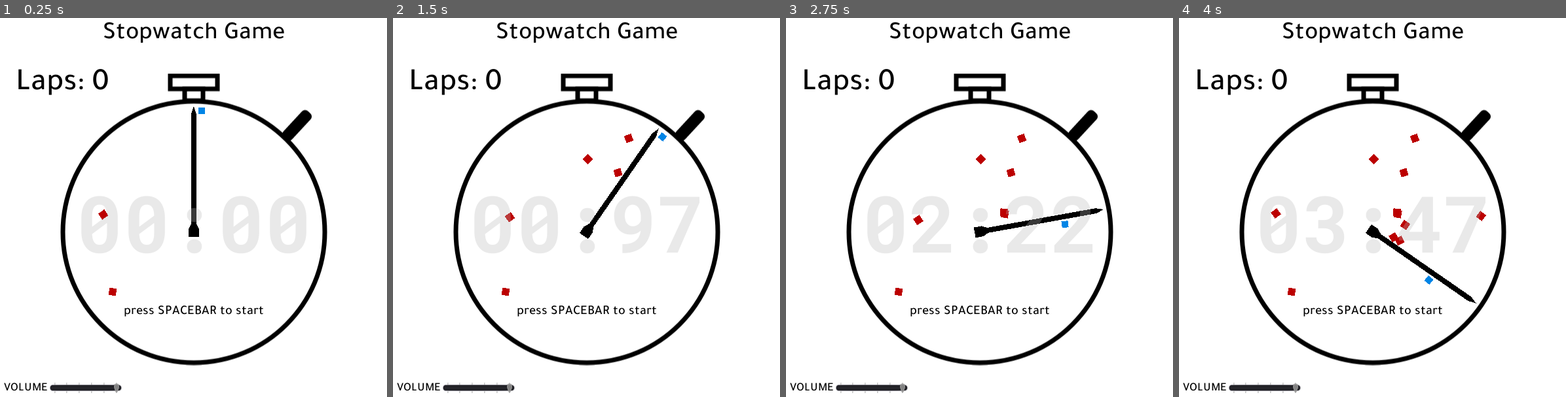
Above: before the commit, frames 1-4 (left to right).
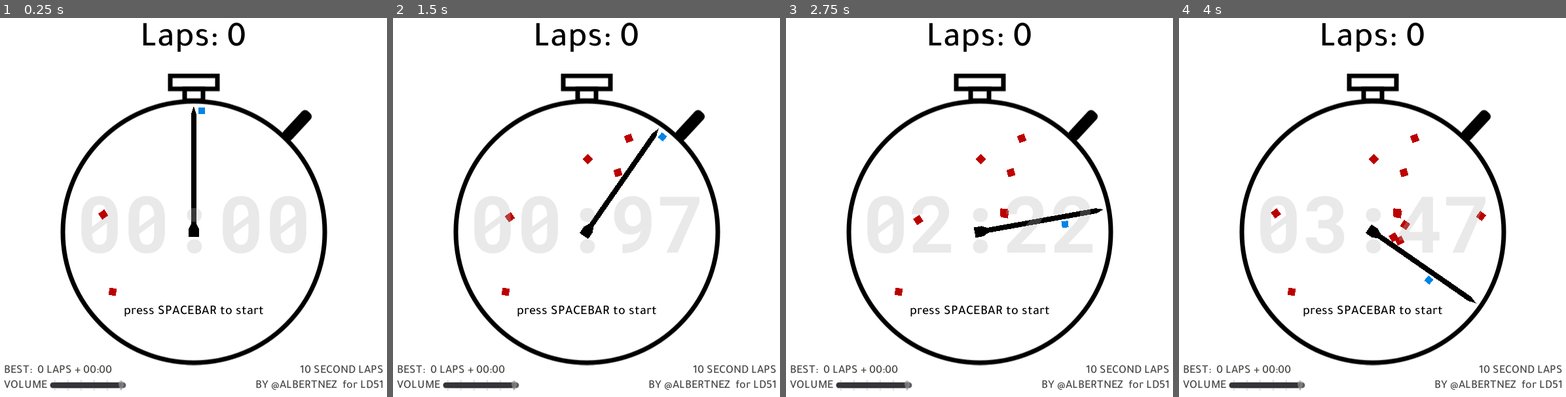
Above: after the commit, the same moments.

Repository: albertnez/10-second-laps
Game: Godot game, scene res://Scenes/GameWrapper.tscn
Two runs of this game, one before a commit and one after it. Both use one fixed random seed, a clock stepped at 60 frames per second and the inputs below.
Inputs:
- Up to frame 1 (0.25 s): no input
- Up to frame 2 (1.5 s): tap Space (action) at 0.5, 0.6, 1.25, 1.35 s
- Up to frame 3 (2.75 s): tap Space (action) at 2, 2.1 s
- Up to frame 4 (4 s): tap Space (action) at 2.75, 2.85, 3.5, 3.6 s

The runs differ from the first frame. In frame 1, 2.8% of the frame differs, in the area x 1-99%, y 1-99%; in frame 2, 2.8%; in frame 3, 2.8%; in frame 4, 2.8%.

Commit message:
restructured UI

Diff:
--- a/Scenes/Game/Needle.tscn
+++ b/Scenes/Game/Needle.tscn
@@ -1,9 +1,6 @@
-[gd_scene load_steps=3 format=2]
+[gd_scene load_steps=2 format=2]
 
 [ext_resource path="res://Scenes/Game/Needle.gd" type="Script" id=1]
-
-[sub_resource type="RectangleShape2D" id=1]
-extents = Vector2( 10, 100 )
 
 [node name="Needle" type="Area2D"]
 collision_layer = 0
@@ -14,8 +11,4 @@
 color = Color( 0, 0, 0, 1 )
 polygon = PoolVector2Array( -8, 8, -8, -4, -4, -12, -4, -180, 0, -192, 4, -180, 4, -12, 8, -4, 8, 8 )
 
-[node name="CollisionShape2D" type="CollisionShape2D" parent="."]
-position = Vector2( -10, -92 )
-shape = SubResource( 1 )
-
 [connection signal="area_entered" from="." to="." method="_on_Needle_area_entered"]
--- a/Scenes/Ui/MainUi.tscn
+++ b/Scenes/Ui/MainUi.tscn
@@ -1,65 +1,78 @@
-[gd_scene load_steps=7 format=2]
+[gd_scene load_steps=6 format=2]
 
 [ext_resource path="res://Assets/Fonts/Tajawal-Medium.ttf" type="DynamicFontData" id=1]
 [ext_resource path="res://Scenes/Ui/MainUi.gd" type="Script" id=2]
 
 [sub_resource type="DynamicFont" id=1]
 size = 18
+outline_color = Color( 0.627451, 0.627451, 0.627451, 1 )
+use_filter = true
 font_data = ExtResource( 1 )
 
 [sub_resource type="Theme" id=2]
 default_font = SubResource( 1 )
 Label/colors/font_color = Color( 0, 0, 0, 1 )
-
-[sub_resource type="DynamicFont" id=3]
-size = 38
-font_data = ExtResource( 1 )
+Label/fonts/font = SubResource( 1 )
 
 [sub_resource type="DynamicFont" id=4]
-size = 48
+size = 54
+outline_color = Color( 0.313726, 0.545098, 0, 1 )
+use_filter = true
 font_data = ExtResource( 1 )
 
 [node name="MainUi" type="Control"]
 anchor_right = 1.0
 anchor_bottom = 1.0
+margin_left = 10.0
+margin_top = 10.0
+margin_right = -10.0
+margin_bottom = -10.0
 theme = SubResource( 2 )
 script = ExtResource( 2 )
 
-[node name="Background" type="ColorRect" parent="."]
-visible = false
+[node name="LapsLabel" type="Label" parent="."]
+unique_name_in_owner = true
+anchor_left = 0.5
+anchor_right = 0.5
+margin_left = -300.0
+margin_top = 10.0
+margin_right = 300.0
+margin_bottom = 72.0
+custom_fonts/font = SubResource( 4 )
+text = "Laps: 0"
+align = 1
+
+[node name="Bottom" type="Control" parent="."]
+modulate = Color( 1, 1, 1, 0.72549 )
 anchor_right = 1.0
 anchor_bottom = 1.0
 
-[node name="Title" type="Label" parent="."]
-anchor_left = 0.5
-anchor_right = 0.5
-margin_left = -176.0
-margin_top = 19.0
-margin_right = 176.0
-margin_bottom = 49.0
-grow_horizontal = 2
-custom_fonts/font = SubResource( 3 )
-text = "Stopwatch Game"
-align = 1
-
-[node name="VolumeBox" type="HBoxContainer" parent="."]
+[node name="BottomLeft" type="VBoxContainer" parent="Bottom"]
 anchor_top = 1.0
 anchor_bottom = 1.0
-margin_left = 10.0
-margin_top = -29.0
-margin_right = 190.0
-margin_bottom = -10.0
+margin_top = -46.0
+margin_right = 187.0
+
+[node name="BestScoreLabel" type="Label" parent="Bottom/BottomLeft"]
+margin_right = 187.0
+margin_bottom = 19.0
+text = "BEST:  0 LAPS + 00:00"
+
+[node name="VolumeBox" type="HBoxContainer" parent="Bottom/BottomLeft"]
+margin_top = 23.0
+margin_right = 187.0
+margin_bottom = 42.0
 rect_min_size = Vector2( 180, 0 )
 
-[node name="Label" type="Label" parent="VolumeBox"]
+[node name="Label" type="Label" parent="Bottom/BottomLeft/VolumeBox"]
 margin_right = 66.0
 margin_bottom = 19.0
 text = "VOLUME"
 
-[node name="VolumeSlide" type="HSlider" parent="VolumeBox"]
+[node name="VolumeSlide" type="HSlider" parent="Bottom/BottomLeft/VolumeBox"]
 unique_name_in_owner = true
 margin_left = 70.0
-margin_right = 180.0
+margin_right = 187.0
 margin_bottom = 16.0
 focus_mode = 0
 size_flags_horizontal = 3
@@ -69,13 +82,26 @@
 tick_count = 6
 ticks_on_borders = true
 
-[node name="LapsLabel" type="Label" parent="."]
-unique_name_in_owner = true
-margin_left = 28.0
-margin_top = 91.0
-margin_right = 112.0
-margin_bottom = 119.0
-custom_fonts/font = SubResource( 4 )
-text = "Laps: 0"
+[node name="BottomRight" type="VBoxContainer" parent="Bottom"]
+anchor_left = 1.0
+anchor_top = 1.0
+anchor_right = 1.0
+anchor_bottom = 1.0
+margin_left = -222.0
+margin_top = -46.0
 
-[connection signal="value_changed" from="VolumeBox/VolumeSlide" to="." method="_on_VolumeSlide_value_changed"]
+[node name="Title" type="Label" parent="Bottom/BottomRight"]
+margin_right = 222.0
+margin_bottom = 19.0
+grow_horizontal = 2
+text = "10 SECOND LAPS"
+align = 2
+
+[node name="Credits" type="Label" parent="Bottom/BottomRight"]
+margin_top = 23.0
+margin_right = 222.0
+margin_bottom = 42.0
+text = "BY @ALBERTNEZ  for LD51"
+align = 2
+
+[connection signal="value_changed" from="Bottom/BottomLeft/VolumeBox/VolumeSlide" to="." method="_on_VolumeSlide_value_changed"]
